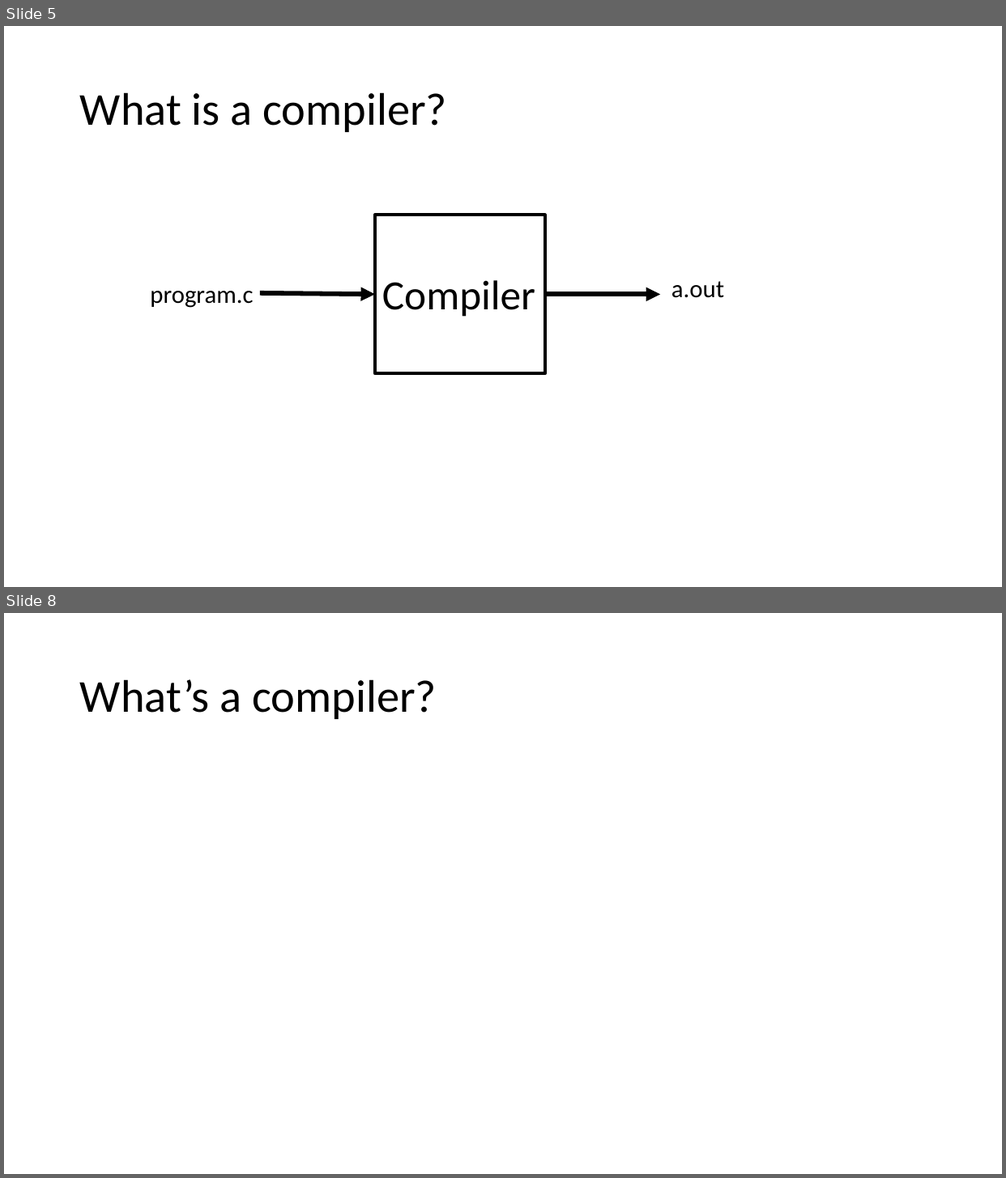
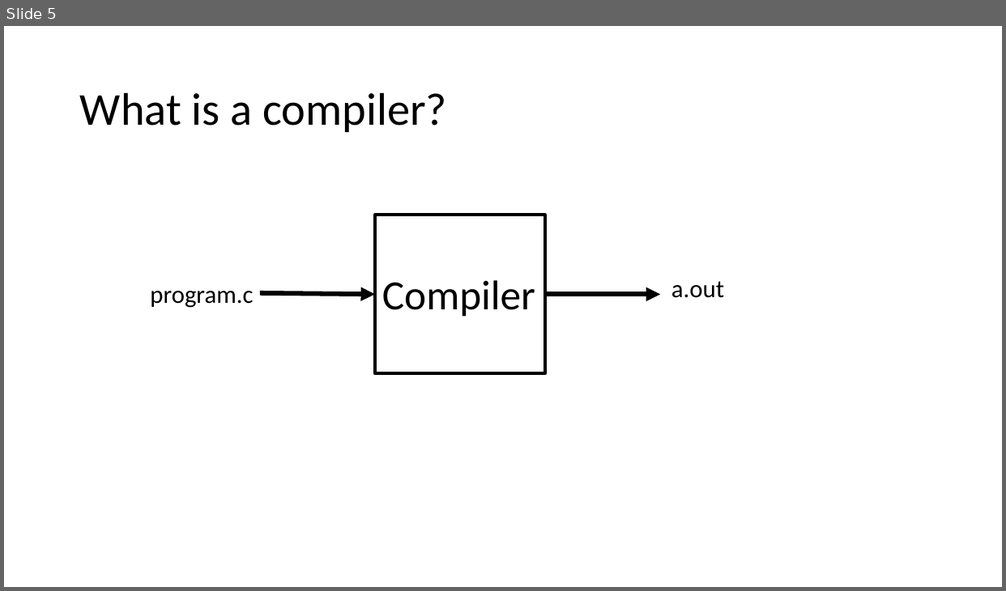
Before and after one commit to matthewbdwyer/matthewbdwyer.github.io, a slide deck: 6620/slides/Introduction.pptx. Shown one above the other, each under a label of ours: slides 5 and 8 before the commit, slide 5 after it; the slides between them are not shown. The pictures are 1006x1178 and 1006x591 pixels, drawn with LibreOffice and Linux fonts; fonts in the diff are those of the drawing. Boxes give left, top, right and bottom in pixels: in the first picture for what was removed or moved away, otherwise in the second. Text is boxed around its words. In the diff, an @@ line names an element or a change of style, - is before the commit and + after.

```diff
--- a/6620/slides/Introduction.pptx
+++ b/6620/slides/Introduction.pptx
@@ slide 8 removed at [4,613,1002,1174], background #FFFFFF @@
@@ title removed at [80,679,437,719] @@
-What’s a compiler?
```
Also in this commit, not shown: 3 slides changed, 11 slides added, 1 other slide removed, 13 other files.
